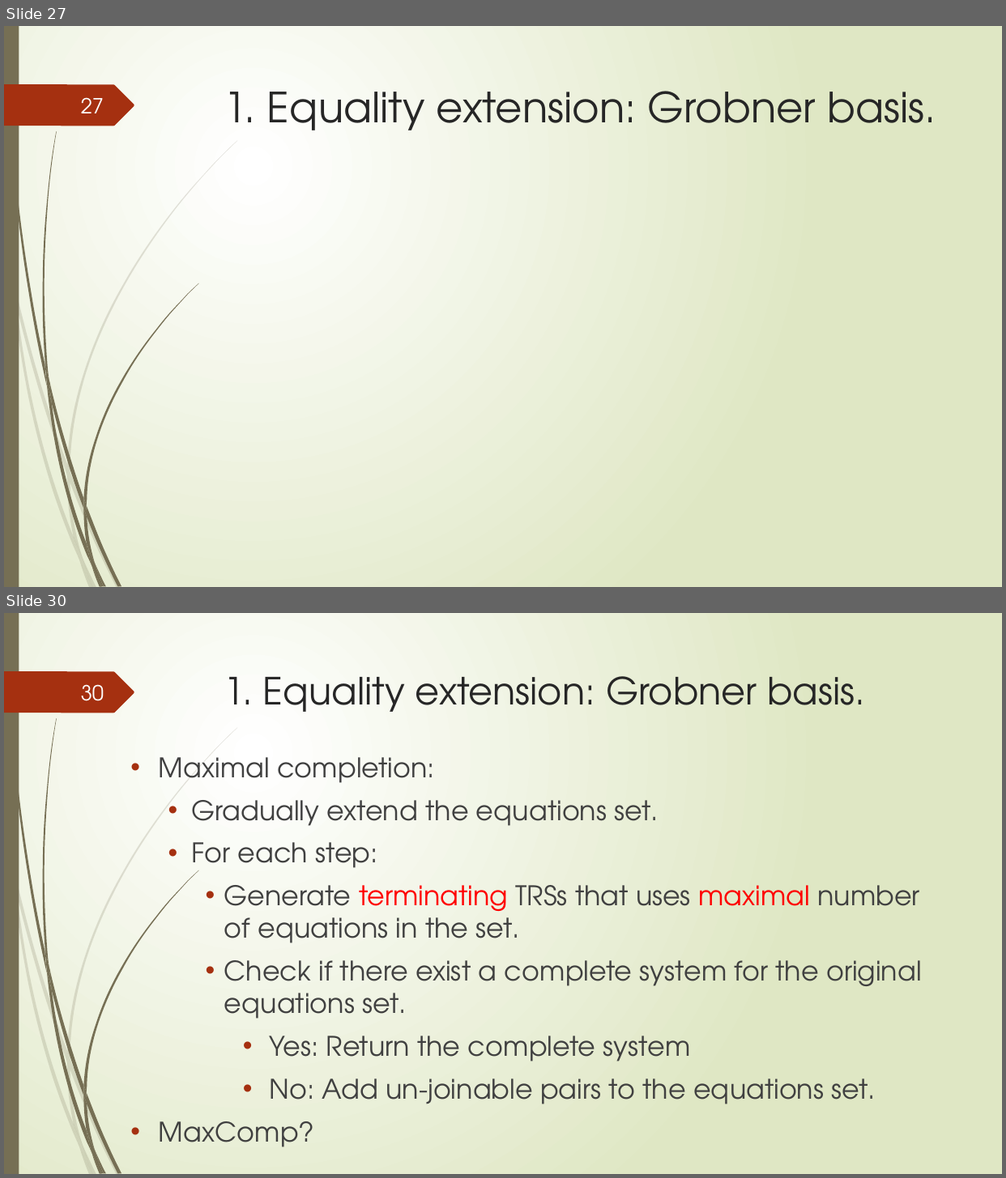
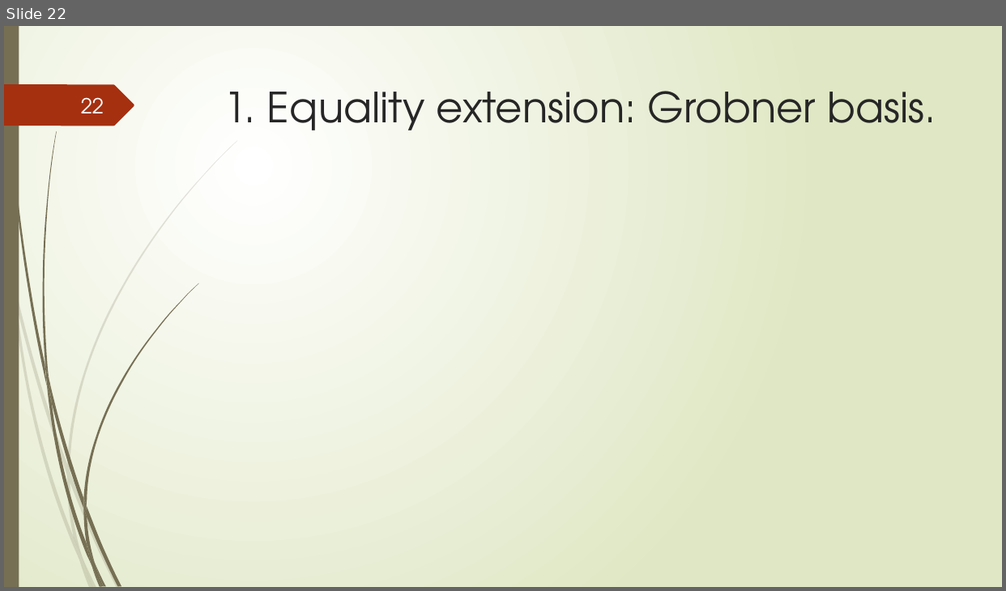
Before and after one commit to tungvx/raSAT, a slide deck: report/midterm.pptx. Shown one above the other, each under a label of ours: slides 27 and 30 before the commit, slide 22 after it; the slides between them are not shown. The pictures are 1006x1178 and 1006x591 pixels, drawn with LibreOffice and Linux fonts; fonts in the diff are those of the drawing; grey boxes stand for pictures. Boxes give left, top, right and bottom in pixels: in the first picture for what was removed or moved away, otherwise in the second. Text is boxed around its words. In the diff, an @@ line names an element or a change of style, - is before the commit and + after.

```diff
--- a/report/midterm.pptx
+++ b/report/midterm.pptx
@@ slide 30 removed at (4, 613, 1002, 1174), background gradient #FFFFFF to #DFE8C4; not listed: 24 template elements that a slide beside it also shows @@
@@ page number removed at (81, 684, 104, 701) @@
-30
@@ title removed at (224, 676, 865, 712) @@
-1. Equality extension: Grobner basis.
@@ text removed at (159, 757, 922, 1148) @@
-• Maximal completion:
-  • Gradually extend the equations set.
-  • For each step:
-    • Generate terminating TRSs that uses maximal number of equations in the set.
-    • Check if there exist a complete system for the original equations set.
-      • Yes: Return the complete system
-      • No: Add un-joinable pairs to the equations set.
-• MaxComp?
@@ what was slide 27 is now slide 22 @@
@@ page number at (81, 97, 104, 113): text changed @@
-27
+22
```
Also in this commit, not shown: 13 slides changed, 5 slides added, 10 other slides removed, 4 other files.
